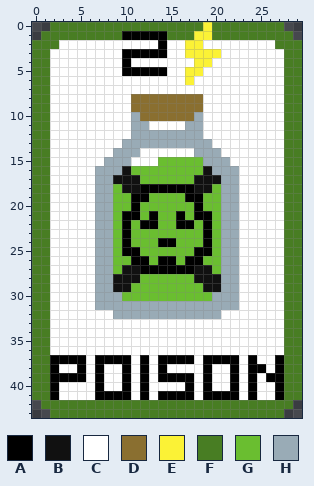
File history of a pixel-art file, Textures/Cards/poison.aseprite. The picture above is the old version.
30x44 pixels, 1 frame.
Palette (. is transparent): A #000000  B #111111  C #ffffff  D #8a6f30  E #fbf236  F #487d23  G #6abe30  H #99abb6
Pixels before, first column x 0:
 0 ..FFFFFFFFFFFFFFFFFEFFFFFFFF..
 1 .FFFFFFFFFAAAAAFFFEEFFFFFFFFF.
 2 FFFCCCCCCCCCCCACCEECCCCCCCCFFF
 3 FFCCCCCCCCAAAAACCEEEECCCCCCCFF
 4 FFCCCCCCCCACCCCCCCEECCCCCCCCFF
 5 FFCCCCCCCCAAAAACCEECCCCCCCCCFF
 6 FFCCCCCCCCCCCCCCCECCCCCCCCCCFF
 7 FFCCCCCCCCCCCCCCCCCCCCCCCCCCFF
 8 FFCCCCCCCCCDDDDDDDDCCCCCCCCCFF
 9 FFCCCCCCCCCDDDDDDDDCCCCCCCCCFF
10 FFCCCCCCCCCHDDDDDDHCCCCCCCCCFF
11 FFCCCCCCCCCHHCCCCHHCCCCCCCCCFF
12 FFCCCCCCCCCHHHHHHHHCCCCCCCCCFF
13 FFCCCCCCCCHHHHHHHHHHCCCCCCCCFF
14 FFCCCCCCCHHHCCCCCCHHHCCCCCCCFF
15 FFCCCCCCHHHCCCGGGGGHHHCCCCCCFF
16 FFCCCCCHHHBGGGGGGGGBHHHCCCCCFF
17 FFCCCCCHHBBBGGGGGGBBBHHCCCCCFF
18 FFCCCCCHHGBBAAAAAABBGHHCCCCCFF
19 FFCCCCCHHGGAAGGGGAAGGHHCCCCCFF
20 FFCCCCCHHGGAGGGGGGAGGHHCCCCCFF
21 FFCCCCCHHGAAGAGGAGAAGHHCCCCCFF
22 FFCCCCCHHGAGAAGGAAGAGHHCCCCCFF
23 FFCCCCCHHGAGGGGGGGGAGHHCCCCCFF
24 FFCCCCCHHGAGGGAAGGGAGHHCCCCCFF
25 FFCCCCCHHGAAGGGGGGAAGHHCCCCCFF
26 FFCCCCCHHGGAAGAAGAAGGHHCCCCCFF
27 FFCCCCCHHGBBAAAAAABBGHHCCCCCFF
28 FFCCCCCHHBBBGGGGGGBBBHHCCCCCFF
29 FFCCCCCHHBBGGGGGGGGBBHHCCCCCFF
30 FFCCCCCHHHGGGGGGGGGGHHHCCCCCFF
31 FFCCCCCHHHHHHHHHHHHHHHHCCCCCFF
32 FFCCCCCCCHHHHHHHHHHHHCCCCCCCFF
33 FFCCCCCCCCCCCCCCCCCCCCCCCCCCFF
34 FFCCCCCCCCCCCCCCCCCCCCCCCCCCFF
35 FFCCCCCCCCCCCCCCCCCCCCCCCCCCFF
36 FFCCCCCCCCCCCCCCCCCCCCCCCCCCFF
37 FFAAAACAAAACACAAAACAAAACACCAFF
38 FFACCACACCACACACCCCACCACAACAFF
39 FFAAAACACCACACAAAACACCACACAAFF
40 FFACCCCACCACACCCCACACCACACCAFF
41 FFACCCCAAAACACAAAACAAAACACCAFF
42 .FFFFFFFFFFFFFFFFFFFFFFFFFFFF.
43 ..FFFFFFFFFFFFFFFFFFFFFFFFFF..
After:
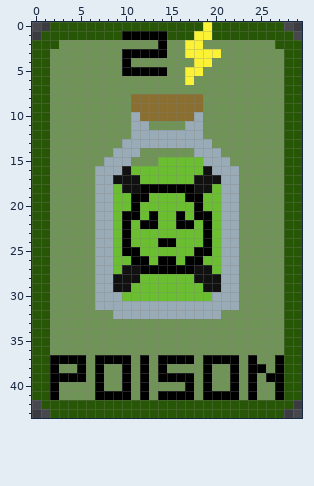
Difference:
colour C: #ffffff -> #709357
colour F: #487d23 -> #275606
Boxes around the changes in both pictures, in picture pixels (x1, y1, x2, y2):
changed: (32, 22, 302, 418)
